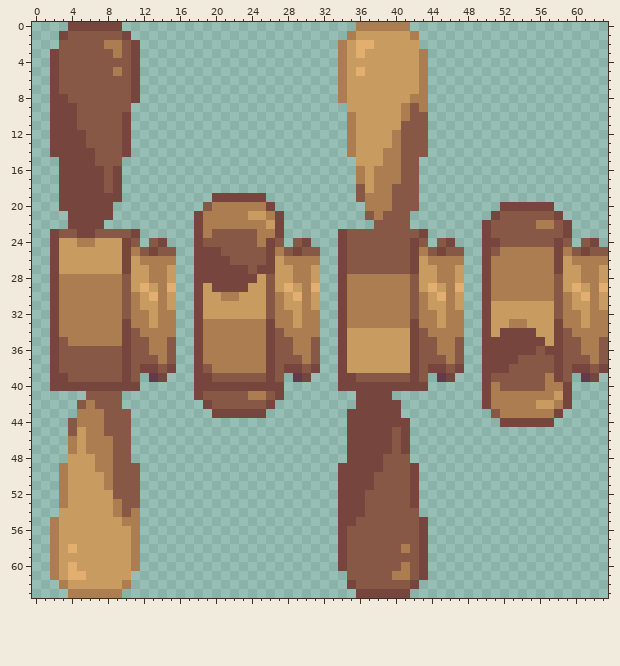
Pixel-art sprite, stored at gfx/propeller.png. Above is the file before it was changed.
The file is 64x64 pixels. Colours within 5 levels of each other are drawn and written as one.
After the commit:
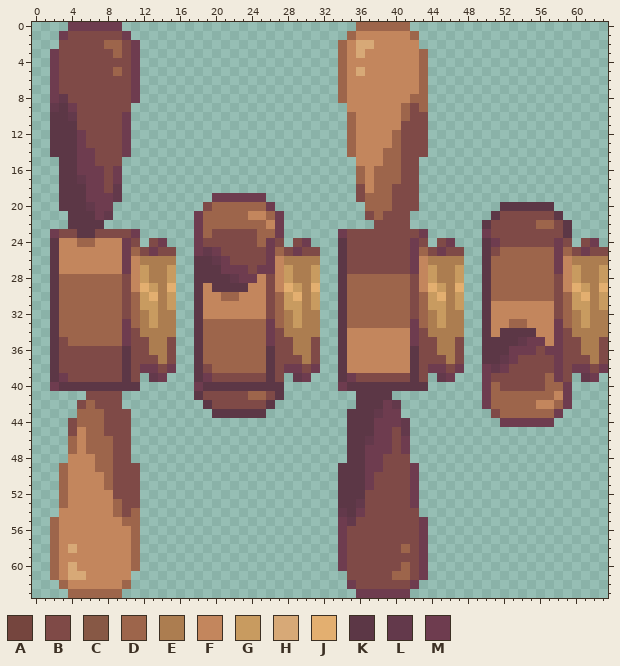
Palette (. is transparent): A #75453e  B #7f4a47  C #875845  D #9d654b  E #ac7d50  F #c3865d  G #c89b60  H #d7a977  J #e3af70  K #5c3746  L #63394b  M #6e3c4f
The edit:
Changed rows in their new state; - is an unchanged pixel.
first column x 2:
 0 --MMMMMM--------------------------DDDDDD----------------------
 1 -MBBBBBBM------------------------DFFFFFFD---------------------
 2 -BBBBBDDBM----------------------DFHHFFFFF---------------------
 3 MBBBBBBDBM----------------------DFHFFFFFFD--------------------
 4 MBBBBBBBBM----------------------DFFFFFFFFD--------------------
 5 MBBBBBBDBM----------------------DFHFFFFFFD--------------------
 6 MBBBBBBBBM----------------------DFFFFFFFFD--------------------
 7 MBBBBBBBBM----------------------DFFFFFFFFD--------------------
 8 MLBBBBBBBM----------------------DFFFFFFFDD--------------------
 9 LKMBBBBBB------------------------FFFFFFDBD--------------------
10 KKLBBBBBM------------------------DFFFFFDBB--------------------
11 KKKBBBBBM------------------------DFFFFFBBB--------------------
12 KKKMBBBBM------------------------DFFFFDBBB--------------------
13 KKKMBBBBM------------------------DFFFFDBBB--------------------
14 KKKMMBBBM------------------------DFFFDDBBB--------------------
15 -KKMMBBB--------------------------FFFDDBB---------------------
16 -KKMMMBM--------------------------DFDDDBB---------------------
17 -KKLMMBM--------------------------DFDDDBB---------------------
18 -KKKMMBL--------------------------BFDDBBB---------------------
19 -KKKMMML----------MMMMMM----------BDDDBBB---------------------
20 -KKKLMM----------BDDDDDDM----------DDDBBB---------KKKKKK------
21 --KKKML---------MDDDDDFFDM---------BDBBB---------KBBBBBBK-----
22 --KKKK----------MDDDDDDDFM----------BBBB--------KBBBBBDDBK----
23 MBBKKBBBBM------MDBBBBBDDM------MBBBBBBBBM------MBBBBBBBBK----
24 KFFDDFFFMB-BM---MBBBBBBDMB-BM---KBBBBBBBMB-BM---KMBBBBBBMB-BM-
25 KFFFFFFFMDBMBB--MLMBBBBBMDBMBB--KBBBBBBBMDBMBB--KBDDDDDDMDBMBB
26 KFFFFFFFMF------KKLMBBBBMF------KBBBBBBBMF------KDDDDDDDMF----
27 KFFFFFFFMF------KKKMMMBMMF------KBBBBBBBMF------KDDDDDDDMF----
28 KDDDDDDDBF------KKKKLMMFBF------KDDDDDDDBF------KDDDDDDDBF----
29 KDDDDDDDBF------KFKKKKFFBF------KDDDDDDDBF------KDDDDDDDBF----
30 KDDDDDDDBD------KFFDDFFFBD------KDDDDDDDBD------KDDDDDDDBD----
31 KDDDDDDDBD------KFFFFFFFBD------KDDDDDDDBD------KFFFFFFFBD----
32 KDDDDDDDBD------KFFFFFFFBD------KDDDDDDDBD------KFFFFFFFBD----
33 KDDDDDDDMD------KDDDDDDDMD------KDDDDDDDMD------KFFDDFFFMD----
34 KDDDDDDDMB------KDDDDDDDMB------KFFFFFFFMB------KFKKKKFFMB----
35 KBDDDDDDMBB--B--KDDDDDDDMBB--B--KFFFFFFFMBB--B--KKKKLMMFMBB--B
36 KBBBBBBBKBB--B--KDDDDDDDKBB--B--KFFFFFFFKBB--B--KKKMMMBMMBB--B
37 KBBBBBBBKBBB-B--KDDDDDDDKBBB-B--KFFFFFFFKBBB-B--KKLMBBBBMBBB-B
38 KBBBBBBBKBMMBM--KBDDDDDDKBMMBM--KFFFFFFFKBMMBM--MLMBBBBBMBMMBM
39 KMBBBBBBKB--M---KMBBBBBBKB--M---KMBBBBBBKB--M---MBBBBBBDMB--M-
40 MKKKKKKKKK------MKKKKKKKKK------MKKKKKKKKK------MDBBBBBDDM----
41 ----BBBB--------KBBBBBDDBK--------KKKK----------MDDDDDDDFM----
42 ---BDBBB---------KBBBBBBK---------KKKML---------MDDDDDFFDM----
43 ---DDDBBB---------KKKKKK---------KKKLMM----------BDDDDDDM-----
44 --BDDDBBB------------------------KKKMMML----------MMMMMM------
45 --BFDDBBB------------------------KKKMMBL----------------------
46 --DFDDDBB------------------------KKLMMBM----------------------
47 --DFDDDBB------------------------KKMMMBM----------------------
48 --FFFDDBB------------------------KKMMBBB----------------------
49 -DFFFDDBBB----------------------KKKMMBBBM---------------------
50 -DFFFFDBBB----------------------KKKMBBBBM---------------------
51 -DFFFFDBBB----------------------KKKMBBBBM---------------------
52 -DFFFFFBBB----------------------KKKBBBBBM---------------------
53 -DFFFFFDBB----------------------KKLBBBBBM---------------------
54 -FFFFFFDBD----------------------LKMBBBBBB---------------------
55 DFFFFFFFDD----------------------MLBBBBBBBM--------------------
56 DFFFFFFFFD----------------------MBBBBBBBBM--------------------
57 DFFFFFFFFD----------------------MBBBBBBBBM--------------------
58 DFHFFFFFFD----------------------MBBBBBBDBM--------------------
59 DFFFFFFFFD----------------------MBBBBBBBBM--------------------
60 DFHFFFFFFD----------------------MBBBBBBDBM--------------------
61 DFHHFFFFF------------------------BBBBBDDBM--------------------
62 -DFFFFFFD------------------------MBBBBBBM---------------------
63 --DDDDDD--------------------------MMMMMM----------------------
